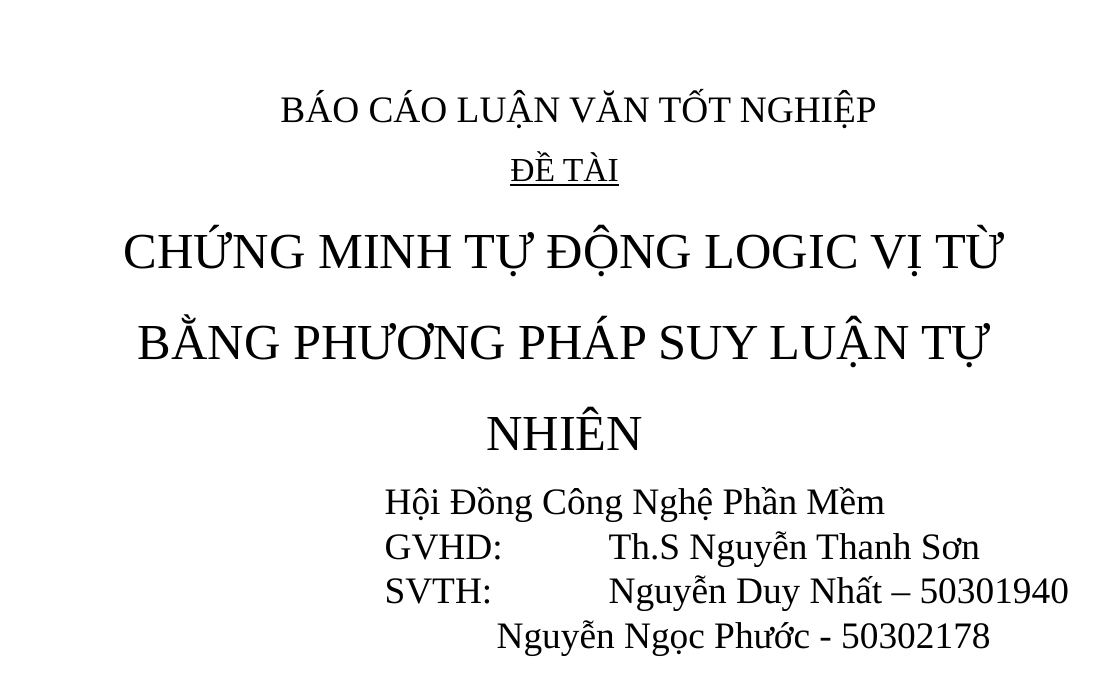
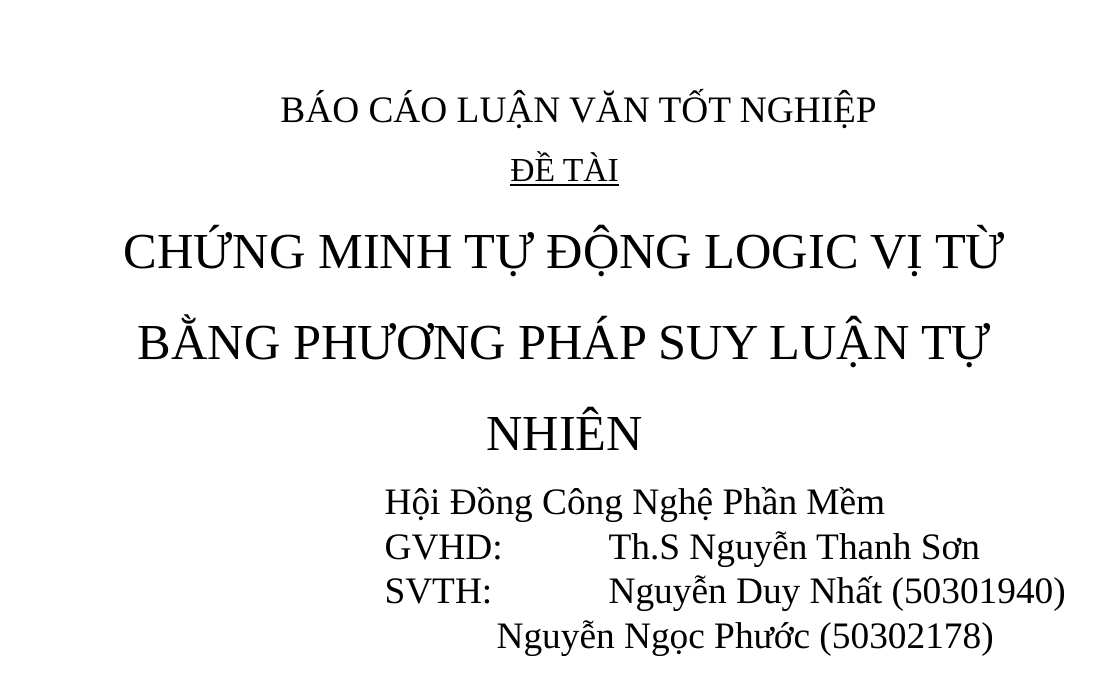
Before and after one commit to giang-rocker/logic, a slide deck: slide 1 of Report/SUY LUẬN TỰ NHIÊN.pptx. Drawn at 1120x700 pixels with LibreOffice and Linux fonts; fonts in the diff are those of the drawing. Boxes give left, top, right and bottom in pixels: in the first picture for what was removed or moved away, otherwise in the second. Text is boxed around its words. In the diff, an @@ line names an element or a change of style, - is before the commit and + after.

```diff
--- a/Report/SUY LUẬN TỰ NHIÊN.pptx
+++ b/Report/SUY LUẬN TỰ NHIÊN.pptx
@@ subtitle at [385, 575, 1066, 655]: text changed @@
-SVTH: Nguyễn Duy Nhất – 50301940
-Nguyễn Ngọc Phước - 50302178
+SVTH: Nguyễn Duy Nhất (50301940)
+Nguyễn Ngọc Phước (50302178)
```
Also in this commit, not shown: 9 other slides changed, 9 slides added, 10 slides removed.
